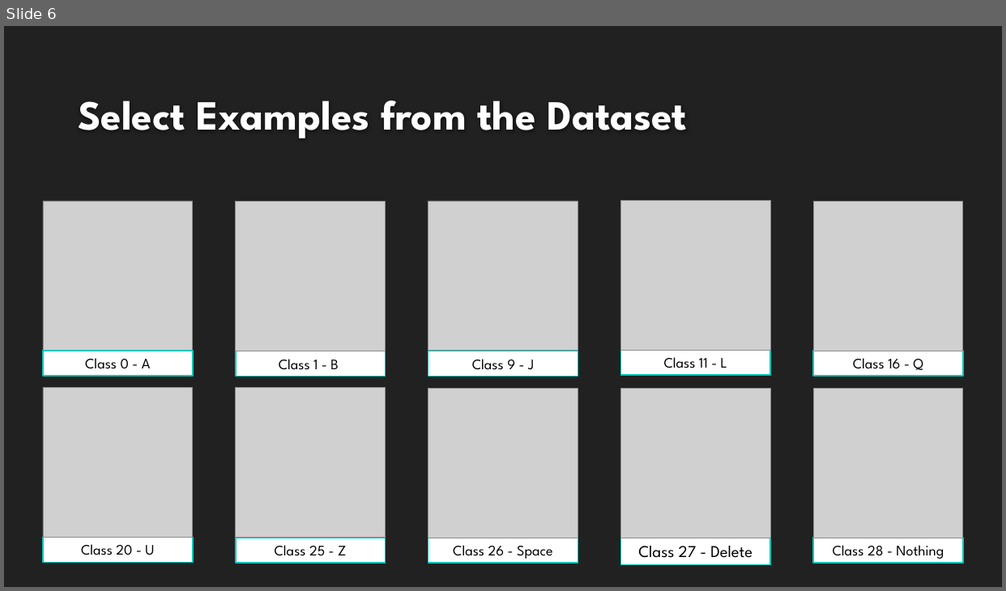
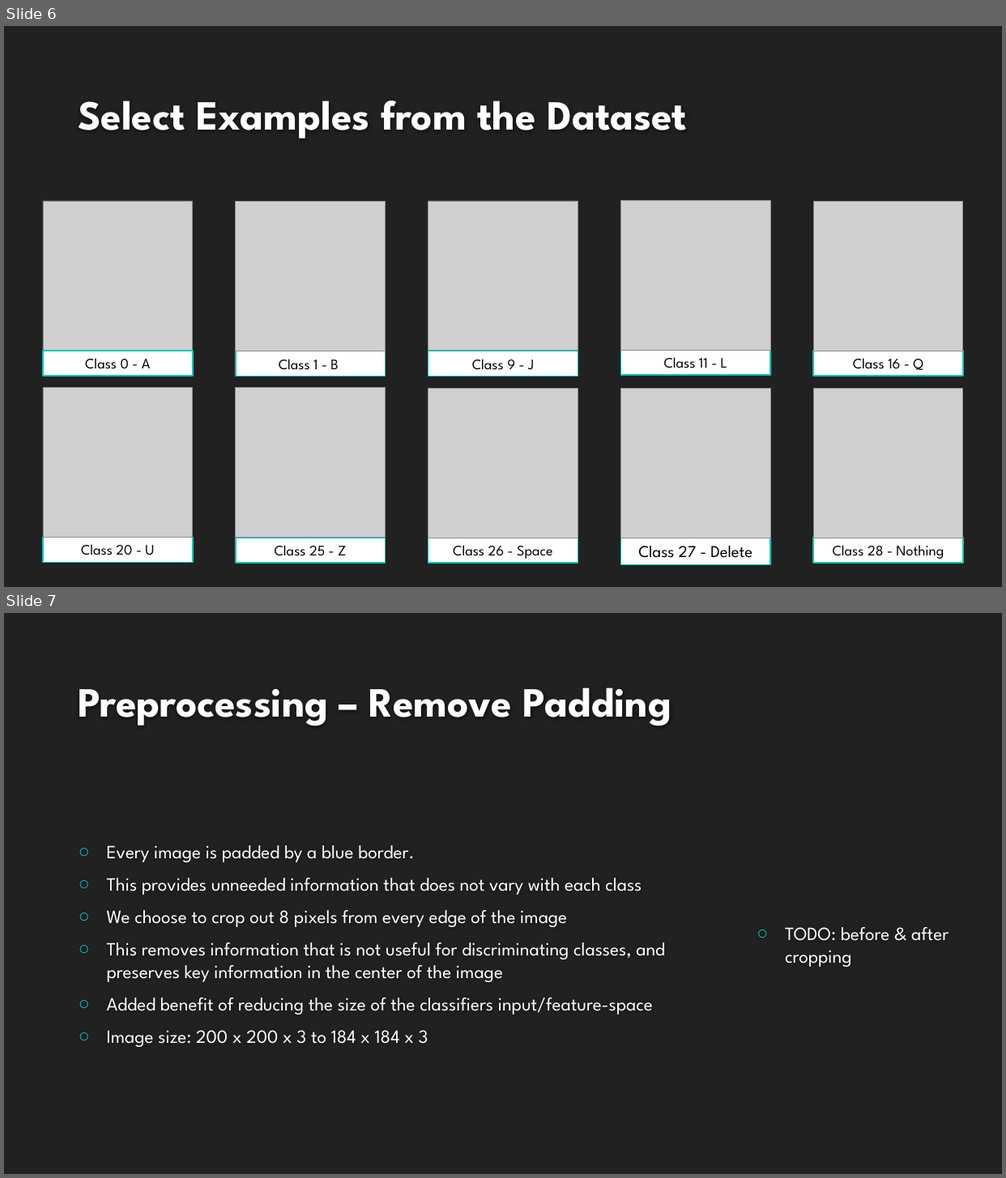
Before and after one commit to landonbuell/Buell-Masters-Project, a slide deck: milestones/BUELL_ENGR6970_Milestone04.pptx. Shown one above the other, each under a label of ours: slide 6 before the commit, slides 6 and 7 after it. The pictures are 1006x591 and 1006x1178 pixels, drawn with LibreOffice and Linux fonts; fonts in the diff are those of the drawing; grey boxes stand for pictures; background and template pictures are left out. Boxes give left, top, right and bottom in pixels: in the first picture for what was removed or moved away, otherwise in the second. Text is boxed around its words. In the diff, an @@ line names an element or a change of style, - is before the commit and + after.

Commit message:
Added some slides on cropping and rescaling

```diff
--- a/milestones/BUELL_ENGR6970_Milestone04.pptx
+++ b/milestones/BUELL_ENGR6970_Milestone04.pptx
@@ slide 7 added at (4, 613, 1002, 1174), background #212121 @@
@@ title added at (78, 688, 671, 726), 40 pt, text #FEFEFE, bold @@
+Preprocessing – Remove Padding
@@ text added at (107, 845, 665, 1047), 18 pt, text #FFFFFF @@
+○ Every image is padded by a blue border.
+○ This provides unneeded information that does not vary with each class
+○ We choose to crop out 8 pixels from every edge of the image
+○ This removes information that is not useful for discriminating classes, and preserves key information in the center of the image
+○ Added benefit of reducing the size of the classifiers input/feature-space
+○ Image size: 200 x 200 x 3 to 184 x 184 x 3
@@ text added at (785, 927, 948, 967), 18 pt, text #FFFFFF @@
+○ TODO: before & after cropping
```
Also in this commit, not shown: 2 slides changed, 3 other slides added, 1 slide removed.
